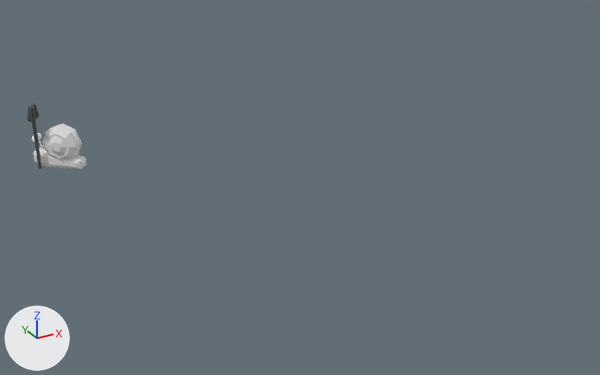
Renders of the FBX model Assets/02.Models/doorKeeper1.fbx from each side of a commit.
Camera for both pictures: a camera (50 mm lens) standing at (-17.07, -18.59, 12.98) and looking at (-3.41, 6.25, 0.57). The axes (+X, +Y, +Z) are drawn at lower left. The lights are the same throughout. The older version comes first.

The older version as bpy lines, for what is in view:
```python
me_cube_016 = bpy.data.meshes.new('Cube.016')
me_cube_016.from_pydata(...)  # 72 vertices, 70 faces; spans x -99.0..90.0, y -23.0..32.0, z -27.0..27.0
me_cube_016.materials.append(mat_material_006)  # white #e7e7e7
me_cube_017 = bpy.data.meshes.new('Cube.017')
me_cube_017.from_pydata(...)  # 40 vertices, 34 faces; spans x -161.0..161.0, y -109.0..100.0, z -596.0..596.0
me_cube_017.materials.append(mat_material_009)  # dark grey #5a635e
me_cylinder_010 = bpy.data.meshes.new('Cylinder.010')
me_cylinder_010.from_pydata(...)  # 72 vertices, 67 faces; spans x -100.0..100.0, y -151.0..151.0, z -100.0..100.0
me_cylinder_010.materials.append(mat_material_007)  # white #e7e7e7
me_icosphere_006 = bpy.data.meshes.new('Icosphere.006')
me_icosphere_006.from_pydata(...)  # 24 vertices, 40 faces; spans x -89.0..89.0, y -100.0..100.0, z -307.0..85.0
me_icosphere_006.materials.append(mat_material_005)  # its picture is missing
ob_cube_011 = bpy.data.objects.new('Cube.011', me_cube_017)
ob_cube_011.location = (-11.22, 13.91, 1.42)
ob_cube_011.rotation_euler = (1.571, 0.0, -0.784)  # degrees (90, 0, -45)
ob_cube_011.scale = (-0.000509, -0.0129, -0.000509)
ob_껍데기_001 = bpy.data.objects.new('껍데기.001', me_cylinder_010)
ob_껍데기_001.location = (-10.28, 13.68, 1.13)
ob_껍데기_001.rotation_euler = (0.0, 3.142, -0.769)  # degrees (0, 180, -44)
ob_껍데기_001.scale = (0.00763, 0.00316, 0.00763)
ob_눈알_001 = bpy.data.objects.new('눈알.001', me_icosphere_006)
ob_눈알_001.location = (-11.0, 14.59, 1.25)
ob_눈알_001.rotation_euler = (1.571, 0.424, 2.373)  # degrees (90, 24, 136)
ob_눈알_001.scale = (0.00138, 0.00138, 0.00138)
ob_몸통_001 = bpy.data.objects.new('몸통.001', me_cube_016)
ob_몸통_001.location = (-10.43, 13.83, 0.4)
ob_몸통_001.rotation_euler = (1.571, 0.0, 2.373)  # degrees (90, 0, 136)
ob_몸통_001.scale = (0.0118, 0.0143, 0.0151)
```
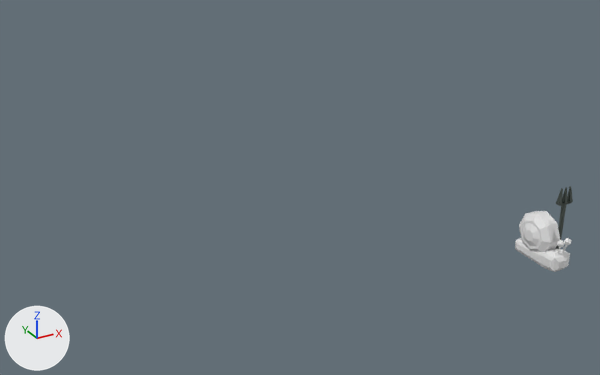
Diff of the bpy script that builds the scene:
```diff
--- a/Assets/02.Models/doorKeeper1.fbx.py
+++ b/Assets/02.Models/doorKeeper1.fbx.py
@@ ob_껍데기_001 @@
 ob_껍데기_001 = bpy.data.objects.new('껍데기.001', me_cylinder_010)
-ob_껍데기_001.location = (-10.28, 13.68, 1.13)
-ob_껍데기_001.rotation_euler = (0.0, 3.142, -0.769)  # degrees (0, 180, -44)
+ob_껍데기_001.location = (2.6, 0.0, 0.0)
+ob_껍데기_001.rotation_euler = (-3.142, 0.0, -1.566)  # degrees (-180, 0, -90)
 ob_껍데기_001.scale = (0.00763, 0.00316, 0.00763)
@@ ob_cube_011 @@
 ob_cube_011 = bpy.data.objects.new('Cube.011', me_cube_017)
-ob_cube_011.location = (-11.22, 13.91, 1.42)
-ob_cube_011.rotation_euler = (1.571, 0.0, -0.784)  # degrees (90, 0, -45)
+ob_cube_011.location = (3.23, -0.35, 0.29)
+ob_cube_011.rotation_euler = (1.571, 0.0, -1.612)  # degrees (90, 0, -92)
 ob_cube_011.scale = (-0.000509, -0.0129, -0.000509)
@@ ob_눈알_001 @@
 ob_눈알_001 = bpy.data.objects.new('눈알.001', me_icosphere_006)
-ob_눈알_001.location = (-11.0, 14.59, 1.25)
-ob_눈알_001.rotation_euler = (1.571, 0.424, 2.373)  # degrees (90, 24, 136)
+ob_눈알_001.location = (2.45, -1.15, 0.12)
+ob_눈알_001.rotation_euler = (1.571, 0.424, -1.566)  # degrees (90, 24, -90)
 ob_눈알_001.scale = (0.00138, 0.00138, 0.00138)
@@ ob_몸통_001 @@
 ob_몸통_001 = bpy.data.objects.new('몸통.001', me_cube_016)
-ob_몸통_001.location = (-10.43, 13.83, 0.4)
-ob_몸통_001.rotation_euler = (1.571, 0.0, 2.373)  # degrees (90, 0, 136)
+ob_몸통_001.location = (2.6, -0.22, -0.73)
+ob_몸통_001.rotation_euler = (1.571, 0.0, -1.566)  # degrees (90, 0, -90)
 ob_몸통_001.scale = (0.0118, 0.0143, 0.0151)
```

Where the change shows, as pixel boxes (x1, y1, x2, y2) in the pictures (600 x 375 px):
'껍데기.001', moved, turned: before (43, 123, 82, 160); after (519, 211, 560, 252)
'몸통.001', moved, turned: before (33, 145, 87, 170); after (515, 238, 570, 272)
'Cube.011', moved, turned: before (27, 103, 42, 169); after (556, 186, 573, 249)
'눈알.001', moved, turned: before (31, 133, 42, 142); after (557, 238, 572, 248)
